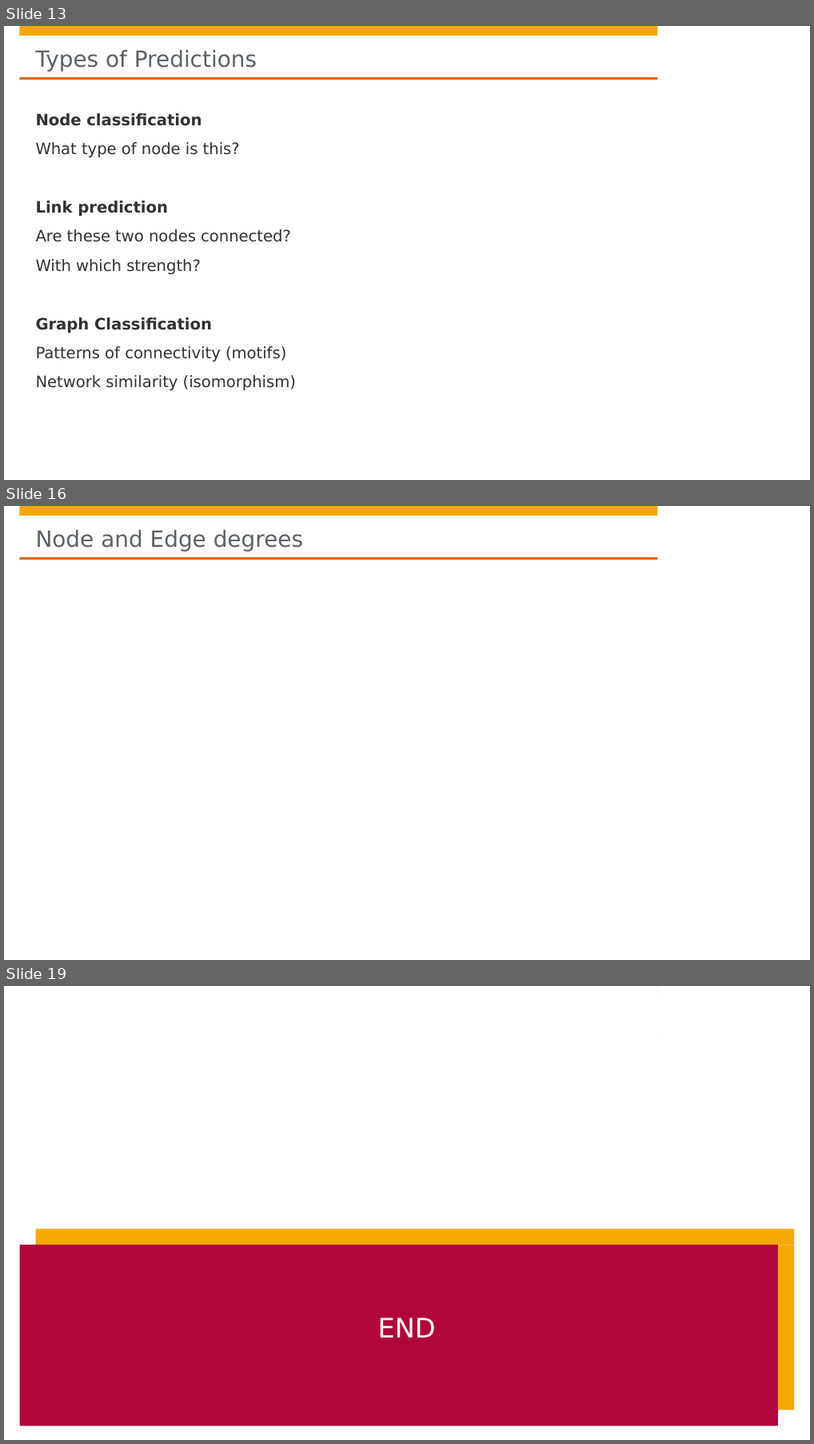
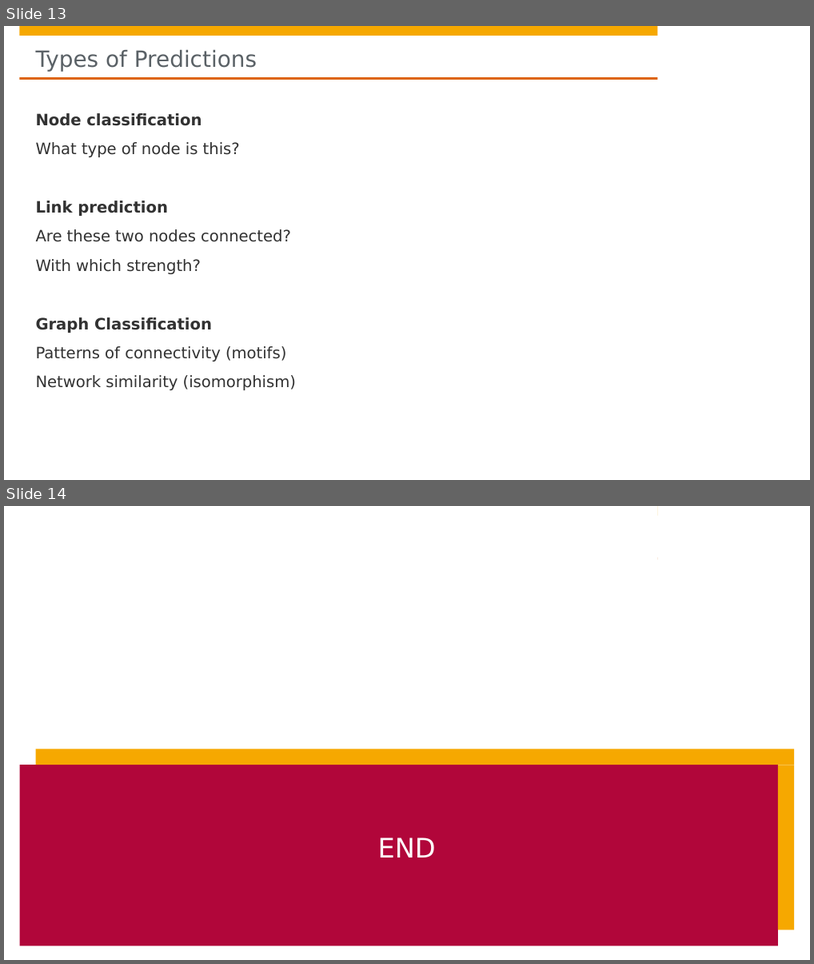
Before and after one commit to hpi-sam/Spatio-Temporal-Graphs, a slide deck: slides/1. Planning_Organization.pptx. Shown one above the other, each under a label of ours: slides 13, 16 and 19 before the commit, slides 13 and 14 after it; the slides between them are not shown. The pictures are 814x1444 and 814x964 pixels, drawn with LibreOffice and Linux fonts; fonts in the diff are those of the drawing; grey boxes stand for pictures; background and template pictures are left out. Boxes give left, top, right and bottom in pixels: in the first picture for what was removed or moved away, otherwise in the second. Text is boxed around its words. In the diff, an @@ line names an element or a change of style, - is before the commit and + after.

```diff
--- a/slides/1. Planning_Organization.pptx
+++ b/slides/1. Planning_Organization.pptx
@@ slide 16 removed at box(4, 506, 810, 960), background #FFFFFF; not listed: 4 template elements that a slide beside it also shows @@
@@ title removed at box(36, 530, 303, 552) @@
-Node and Edge degrees
@@ what was slide 19 is now slide 14 @@
```
Also in this commit, not shown: 4 other slides removed, 1 other file.
